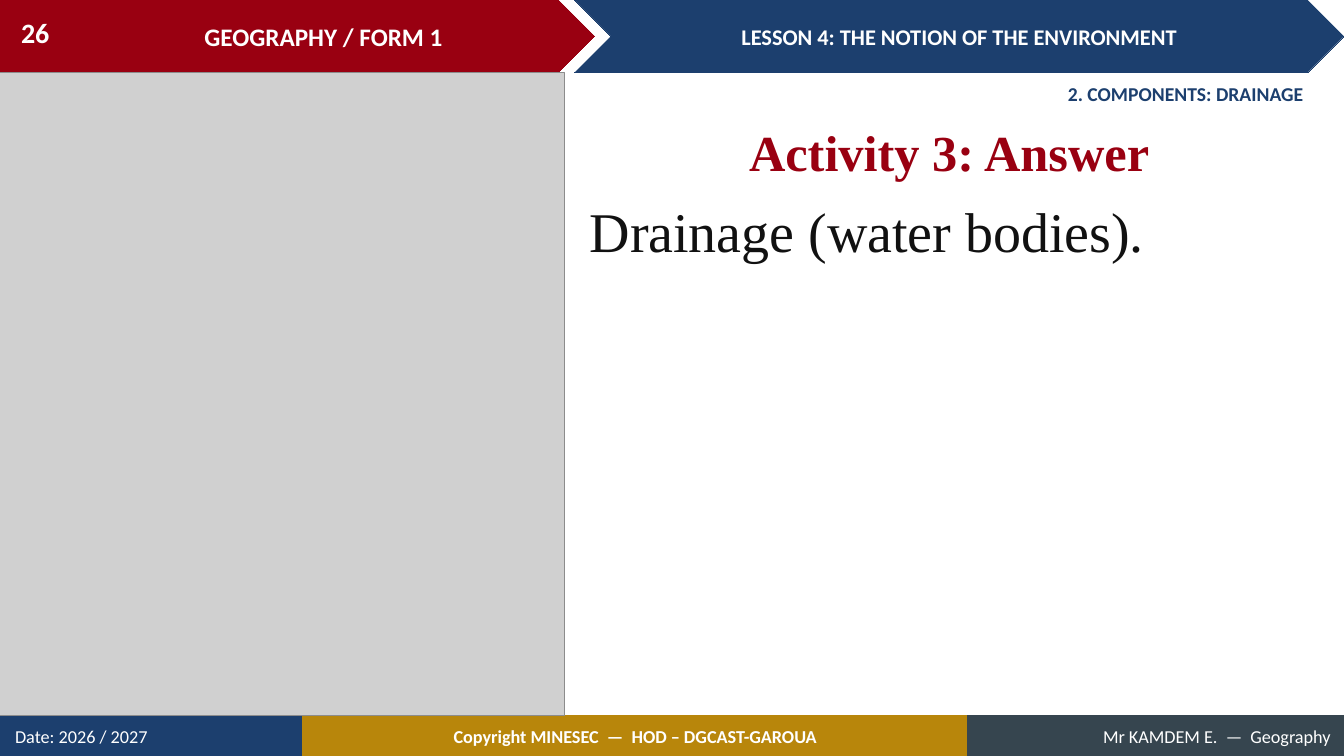
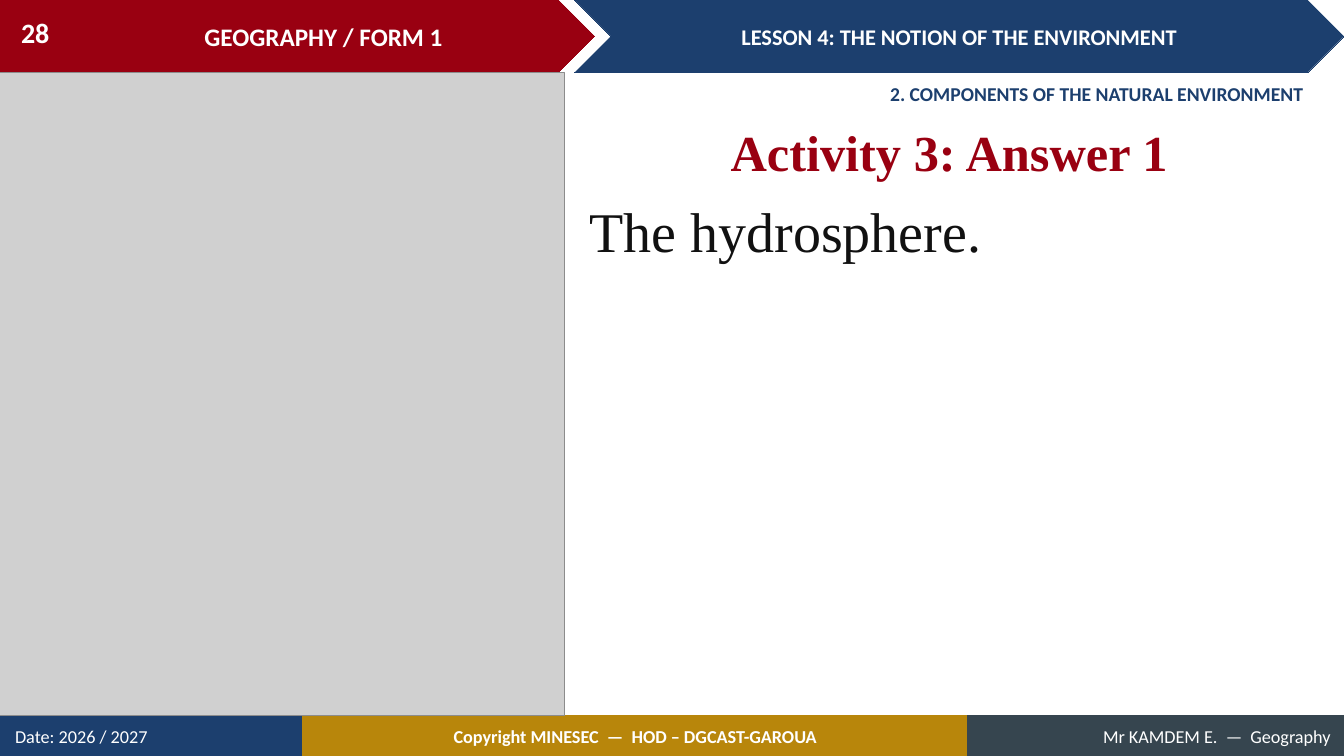
Before and after one commit to Berthautk/linea-github, a slide deck: slide 28 of lecons/F1/07_F1_M2_L04_The_Notion_of_the_Environment.pptx (slide 26 before the commit). Drawn at 1344x756 pixels with LibreOffice and Linux fonts; fonts in the diff are those of the drawing; grey boxes stand for pictures. Boxes give left, top, right and bottom in pixels: in the first picture for what was removed or moved away, otherwise in the second. Text is boxed around its words. In the diff, an @@ line names an element or a change of style, - is before the commit and + after.

```diff
--- a/lecons/F1/07_F1_M2_L04_The_Notion_of_the_Environment.pptx
+++ b/lecons/F1/07_F1_M2_L04_The_Notion_of_the_Environment.pptx
@@ page number at [21,23,49,44]: text changed @@
-26
+28
@@ text at [890,88,1303,101]: text changed @@
-2. COMPONENTS: DRAINAGE
+2. COMPONENTS OF THE NATURAL ENVIRONMENT
@@ text at [731,136,1167,181]: text changed @@
-Activity 3: Answer
+Activity 3: Answer 1
@@ text at [590,213,982,263]: text changed @@
-Drainage (water bodies).
+The hydrosphere.
```
Also in this commit, not shown: 26 other slides changed, 12 slides added, 9 slides removed, 8 other files.
